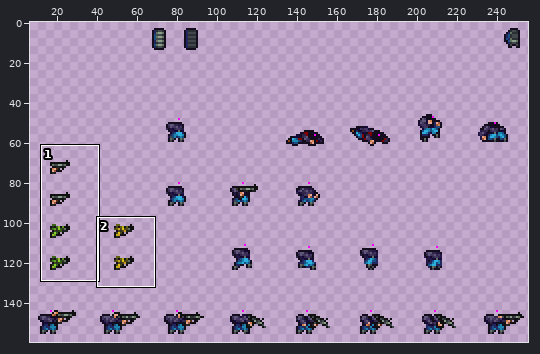
Sprite sheet -- ArmoredWarfare/Entities/Characters/Classes/Shielder/Shielder.png. Above, an overview of the earlier version with the close-up marked.
Close-up. Earlier state:
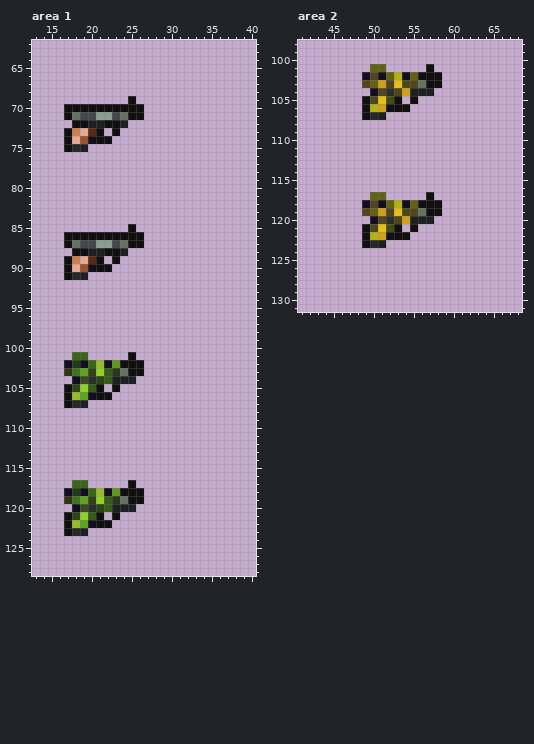
The file is 256x192 pixels. Colours within 5 levels of each other are drawn and written as one. Shown: area 1: x 13..40, y 62..128; area 2: x 41..68, y 98..131. The wide view leaves out empty margins.
Now the later version:
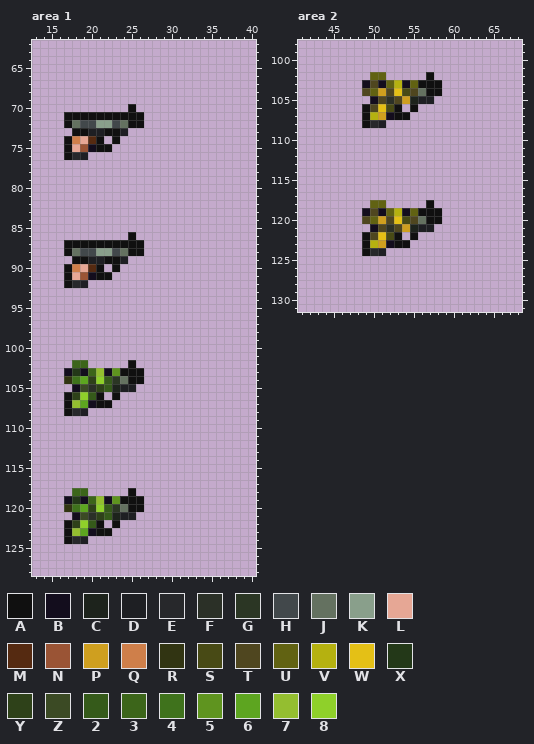
Palette (. is transparent): A #101010  B #130d1d  C #1d231c  D #1e1f23  E #27282b  F #2b3027  G #2b3624  H #42484b  J #647160  K #899f8b  L #e6a795  M #552a11  N #9a5435  P #cf9f1f  Q #cf7f4a  R #313412  S #484a15  T #4f461f  U #616212  V #b5b110  W #e4c016  X #233818  Y #2e4119  Z #3b4a24  2 #355a1a  3 #3c651a  4 #3f721c  5 #5f941f  6 #5da520  7 #94be30  8 #8fd02a
Edits made:
{"where": "area 1"}
{"y":69,"x":25,"old":"A","new":"."}
{"y":70,"x":17,"old":"AAAAAAAA","new":"........"}
{"y":70,"x":26,"old":"A","new":"."}
{"y":71,"x":18,"old":"JHHKKHJ","new":"AAAAAAA"}
{"y":72,"x":17,"old":".AADDAAD..","new":"AJHHKKHJAA"}
{"y":73,"x":17,"old":"AQLMA.","new":".AADDA"}
{"y":73,"x":24,"old":".","new":"D"}
{"y":74,"x":18,"old":"LNB","new":"QLM"}
{"y":74,"x":22,"old":"A.","new":".A"}
{"y":75,"x":18,"old":"ED...","new":"LNBAA"}
{"y":76,"x":17,"old":"...","new":"AED"}
{"y":85,"x":25,"old":"A","new":"."}
{"y":86,"x":17,"old":"AAAAAAAA","new":"........"}
{"y":86,"x":26,"old":"A","new":"."}
{"y":87,"x":18,"old":"JHHKKHJ","new":"AAAAAAA"}
{"y":88,"x":17,"old":".AADDAAD..","new":"AJHHKKHJAA"}
{"y":89,"x":17,"old":"AQLMA.","new":".AADDA"}
{"y":89,"x":24,"old":".","new":"D"}
{"y":90,"x":18,"old":"LNB","new":"QLM"}
{"y":90,"x":22,"old":"A.","new":".A"}
{"y":91,"x":18,"old":"ED...","new":"LNBAA"}
{"y":92,"x":17,"old":"...","new":"AED"}
{"y":101,"x":18,"old":"33","new":".."}
{"y":101,"x":25,"old":"A","new":"."}
{"y":102,"x":17,"old":"BXB37B5A","new":".33....."}
{"y":102,"x":26,"old":"A","new":"."}
{"y":103,"x":17,"old":"R46Y82GJ","new":"BXB37B5A"}
{"y":104,"x":17,"old":".BZFY","new":"R46Y8"}
{"y":104,"x":23,"old":"CDD.","new":"GJAA"}
{"y":105,"x":17,"old":"AY82A.A..","new":".BZFY2CDD"}
{"y":106,"x":18,"old":"76B","new":"Y82"}
{"y":106,"x":22,"old":"A.","new":".A"}
{"y":107,"x":18,"old":"ED...","new":"76BAA"}
{"y":108,"x":17,"old":"...","new":"AED"}
{"y":117,"x":18,"old":"33","new":".."}
{"y":117,"x":25,"old":"A","new":"."}
{"y":118,"x":17,"old":"BXB37B5A","new":".33....."}
{"y":118,"x":26,"old":"A","new":"."}
{"y":119,"x":17,"old":"R46Y82GJ","new":"BXB37B5A"}
{"y":120,"x":17,"old":".BZFY","new":"R46Y8"}
{"y":120,"x":23,"old":"CDD.","new":"GJAA"}
{"y":121,"x":17,"old":"AY82A.A..","new":".BZFY2CDD"}
{"y":122,"x":18,"old":"76B","new":"Y82"}
{"y":122,"x":22,"old":"A.","new":".A"}
{"y":123,"x":18,"old":"ED...","new":"76BAA"}
{"y":124,"x":17,"old":"...","new":"AED"}
{"where": "area 2"}
{"y":101,"x":50,"old":"UU","new":".."}
{"y":101,"x":57,"old":"A","new":"."}
{"y":102,"x":49,"old":"BTBUVBUA","new":".UU....."}
{"y":102,"x":58,"old":"A","new":"."}
{"y":103,"x":49,"old":"TUPTWSTJ","new":"BTBUVBUA"}
{"y":104,"x":49,"old":".BTFTPCDD.","new":"TUPTWSTJAA"}
{"y":105,"x":49,"old":"ATWSA.A..","new":".BTFTPCDD"}
{"y":106,"x":50,"old":"VPB","new":"TWS"}
{"y":106,"x":54,"old":"A.","new":".A"}
{"y":107,"x":50,"old":"ED...","new":"VPBAA"}
{"y":108,"x":49,"old":"...","new":"AED"}
{"y":117,"x":50,"old":"UU","new":".."}
{"y":117,"x":57,"old":"A","new":"."}
{"y":118,"x":49,"old":"BTBUVBUA","new":".UU....."}
{"y":118,"x":58,"old":"A","new":"."}
{"y":119,"x":49,"old":"TUPTWSTJ","new":"BTBUVBUA"}
{"y":120,"x":49,"old":".BTFTPCDD.","new":"TUPTWSTJAA"}
{"y":121,"x":49,"old":"ATWSA.A..","new":".BTFTPCDD"}
{"y":122,"x":50,"old":"VPB","new":"TWS"}
{"y":122,"x":54,"old":"A.","new":".A"}
{"y":123,"x":50,"old":"ED...","new":"VPBAA"}
{"y":124,"x":49,"old":"...","new":"AED"}
{"label":"changed","picture_box":[64,96,144,160]}
{"label":"changed","picture_box":[64,224,144,288]}
{"label":"changed","picture_box":[64,352,144,416]}
{"label":"changed","picture_box":[64,480,144,544]}
{"label":"changed","picture_box":[362,64,442,128]}
{"label":"changed","picture_box":[362,192,442,256]}
